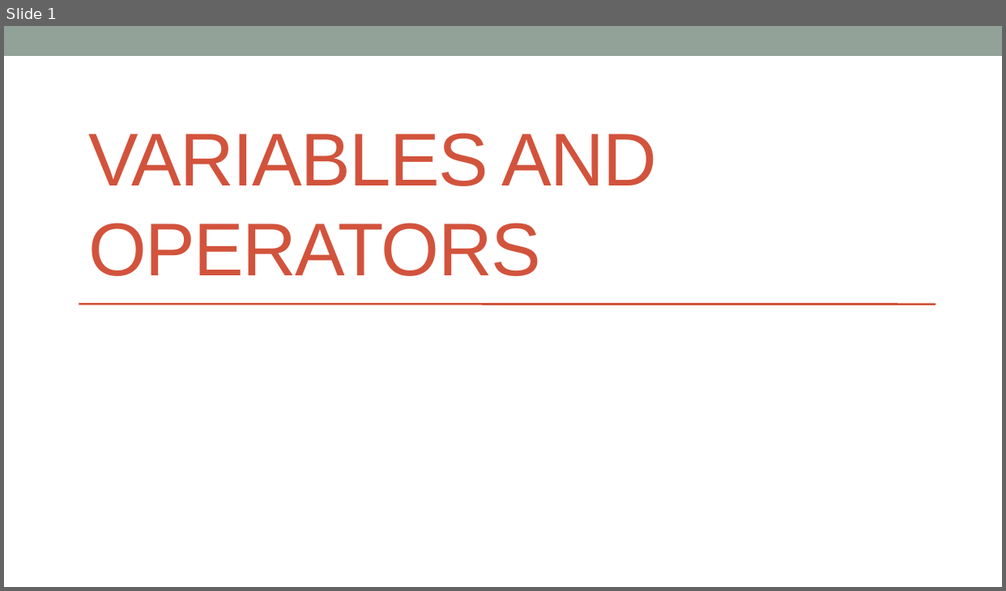
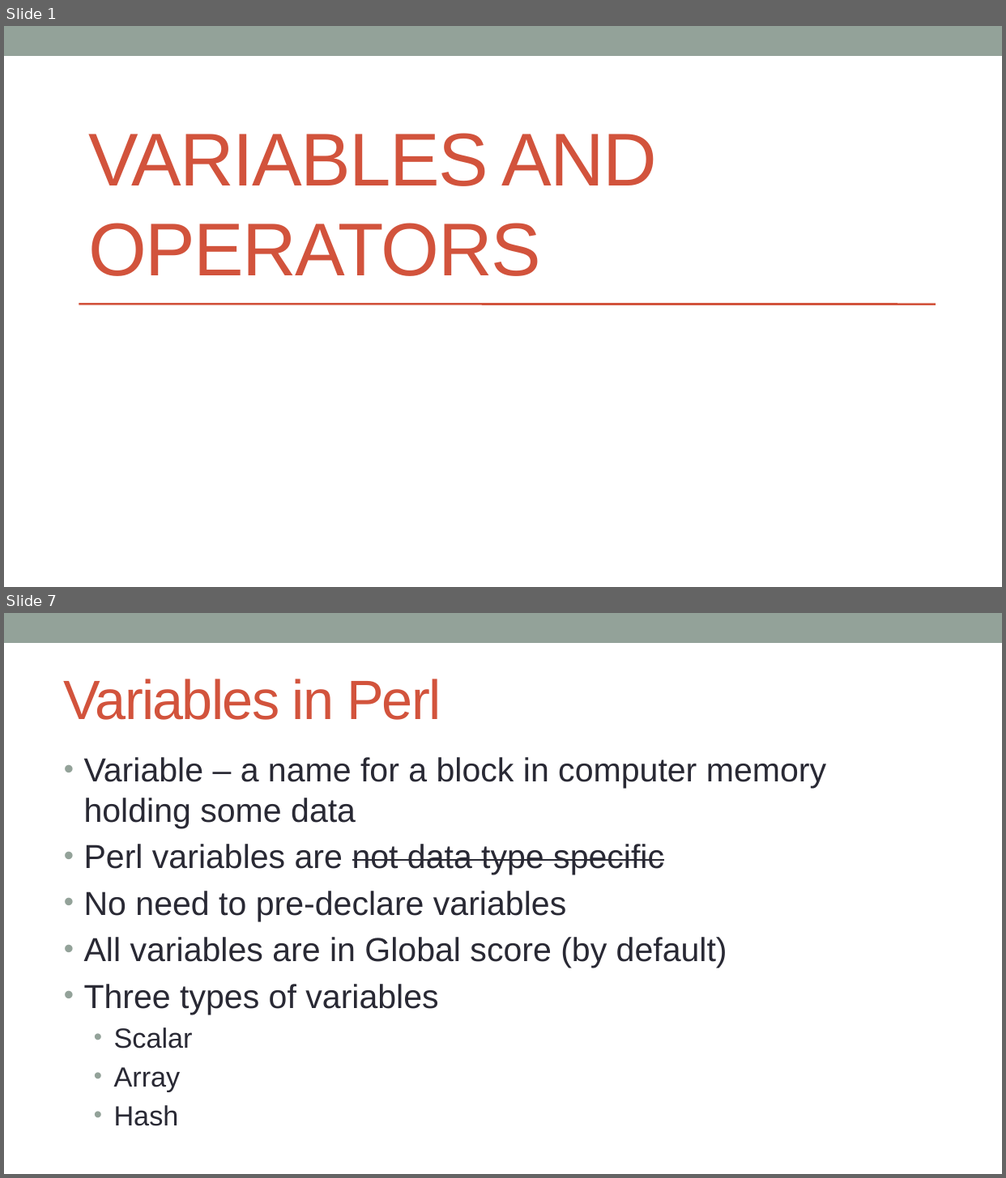
Before and after one commit to kanhu-pcr-code/bioinfo-PERL-course, a slide deck: PPTs/Variables and operators.pptx. Shown one above the other, each under a label of ours: slide 1 before the commit, slides 1 and 7 after it; the slides between them are not shown. The pictures are 1006x591 and 1006x1178 pixels, drawn with LibreOffice and Linux fonts; fonts in the diff are those of the drawing. Boxes give left, top, right and bottom in pixels: in the first picture for what was removed or moved away, otherwise in the second. Text is boxed around its words. In the diff, an @@ line names an element or a change of style, - is before the commit and + after.

```diff
--- a/PPTs/Variables and operators.pptx
+++ b/PPTs/Variables and operators.pptx
@@ slide 7 added at (4,613,1002,1174), background #FFFFFF; not listed: 1 template element that a slide beside it also shows @@
@@ title added at (64,679,441,720), 40 pt, text #D2533C @@
+Variables in Perl
@@ text added at (84,757,826,1127), 24 pt, text #292934 @@
+• Variable – a name for a block in computer memory holding some data
+• Perl variables are not data type specific
+• No need to pre-declare variables
+• All variables are in Global score (by default)
+• Three types of variables
+  • Scalar
+  • Array
+  • Hash
```
Also in this commit, not shown: 1 slide changed, 6 other slides added, 8 other files.
